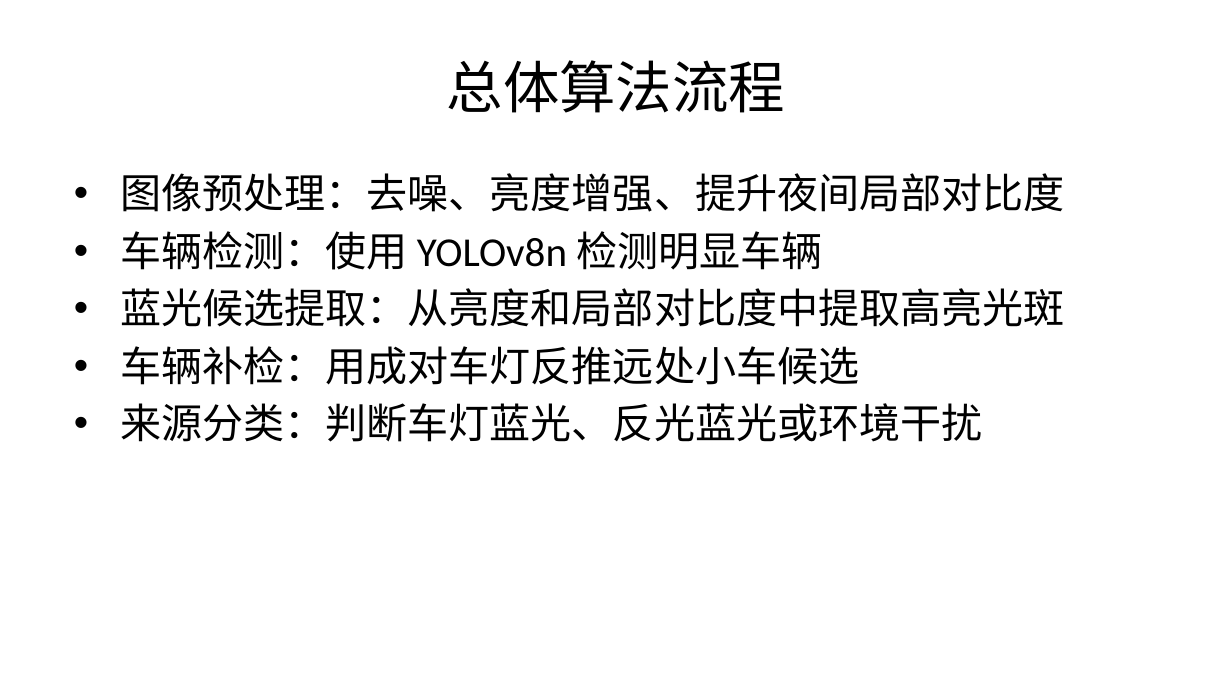
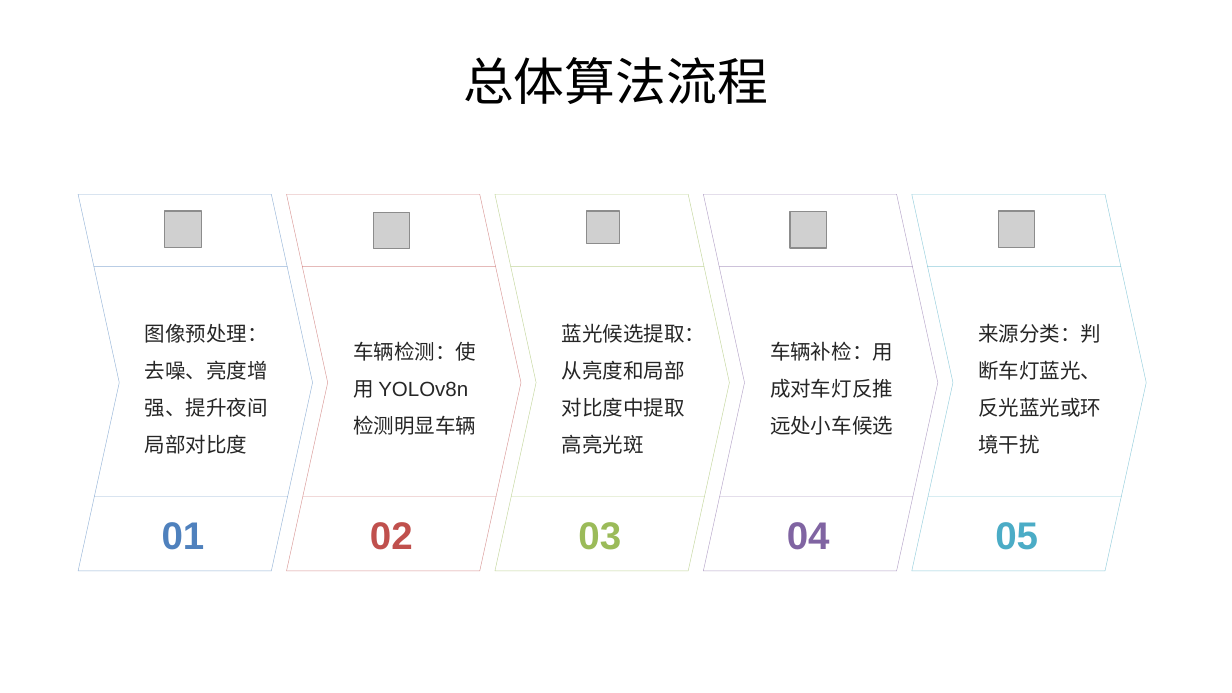
Before and after one commit to szl97/DAA, a slide deck: slide 5 of blue-light-detection/解题ppt.pptx. Drawn at 1232x693 pixels with LibreOffice and Linux fonts; fonts in the diff are those of the drawing; grey boxes stand for pictures. Boxes give left, top, right and bottom in pixels: in the first picture for what was removed or moved away, otherwise in the second. Text is boxed around its words. In the diff, an @@ line names an element or a change of style, - is before the commit and + after.

```diff
--- a/blue-light-detection/解题ppt.pptx
+++ b/blue-light-detection/解题ppt.pptx
@@ title "总体算法流程": place and size @@
-title "总体算法流程" at (447, 60, 786, 113)
+title "总体算法流程" at (463, 57, 768, 104)
@@ title "总体算法流程" at (463, 57, 768, 104): size 33 to 29.7 pt @@
@@ text removed at (120, 173, 1065, 442) @@
-• 图像预处理：去噪、亮度增强、提升夜间局部对比度
-• 车辆检测：使用 YOLOv8n 检测明显车辆
-• 蓝光候选提取：从亮度和局部对比度中提取高亮光斑
-• 车辆补检：用成对车灯反推远处小车候选
-• 来源分类：判断车灯蓝光、反光蓝光或环境干扰
@@ chevron added at (78, 195, 312, 572), fill #FFFFFF @@
@@ chevron added at (78, 195, 312, 572), fill #FFFFFF at 20% opacity, outline #4F81BD 0.25 pt, 12 pt, text #262626 @@
+图像预处理：去噪、亮度增强、提升夜间局部对比度
@@ chevron added at (287, 195, 521, 572), fill #FFFFFF @@
@@ chevron added at (287, 195, 521, 572), fill #FFFFFF at 20% opacity, outline #C0504D 0.25 pt, 12 pt, text #262626 @@
+车辆检测：使用 YOLOv8n 检测明显车辆
@@ chevron added at (495, 195, 729, 572), fill #FFFFFF @@
@@ chevron added at (495, 195, 729, 572), fill #FFFFFF at 20% opacity, outline #9BBB59 0.25 pt, 12 pt, text #262626 @@
+蓝光候选提取：从亮度和局部对比度中提取高亮光斑
@@ chevron added at (703, 195, 938, 572), fill #FFFFFF @@
@@ chevron added at (703, 195, 938, 572), fill #FFFFFF at 20% opacity, outline #8064A2 0.25 pt, 12 pt, text #262626 @@
+车辆补检：用成对车灯反推远处小车候选
@@ chevron added at (912, 195, 1146, 572), fill #FFFFFF @@
@@ chevron added at (912, 195, 1146, 572), fill #FFFFFF at 20% opacity, outline #4BACC6 0.25 pt, 12 pt, text #262626 @@
+来源分类：判断车灯蓝光、反光蓝光或环境干扰
@@ picture added at (165, 211, 201, 246) @@
@@ picture added at (373, 212, 410, 249) @@
@@ picture added at (586, 211, 620, 244) @@
@@ picture added at (790, 212, 827, 249) @@
@@ picture added at (999, 211, 1035, 246) @@
@@ line added from (94, 266) to (287, 266), #4F81BD 0.25 pt @@
@@ line added from (302, 266) to (495, 266), #C0504D 0.25 pt @@
@@ line added from (510, 266) to (705, 266), #9BBB59 0.25 pt @@
@@ line added from (719, 266) to (913, 266), #8064A2 0.25 pt @@
@@ line added from (928, 266) to (1121, 266), #4BACC6 0.25 pt @@
@@ line added from (95, 496) to (288, 496), #4F81BD 0.25 pt @@
@@ line added from (303, 496) to (496, 496), #C0504D 0.25 pt @@
@@ line added from (511, 496) to (705, 496), #9BBB59 0.25 pt @@
@@ line added from (719, 496) to (913, 496), #8064A2 0.25 pt @@
@@ line added from (928, 496) to (1121, 496), #4BACC6 0.25 pt @@
@@ text added at (162, 522, 205, 550), 22.5 pt, text #4F81BD, bold @@
+01
@@ text added at (370, 522, 413, 550), 22.5 pt, text #C0504D, bold @@
+02
@@ text added at (578, 522, 621, 550), 22.5 pt, text #9BBB59, bold @@
+03
@@ text added at (787, 522, 830, 550), 22.5 pt, text #8064A2, bold @@
+04
@@ text added at (995, 522, 1038, 550), 22.5 pt, text #4BACC6, bold @@
+05
```
Also in this commit, not shown: 8 other slides changed.
